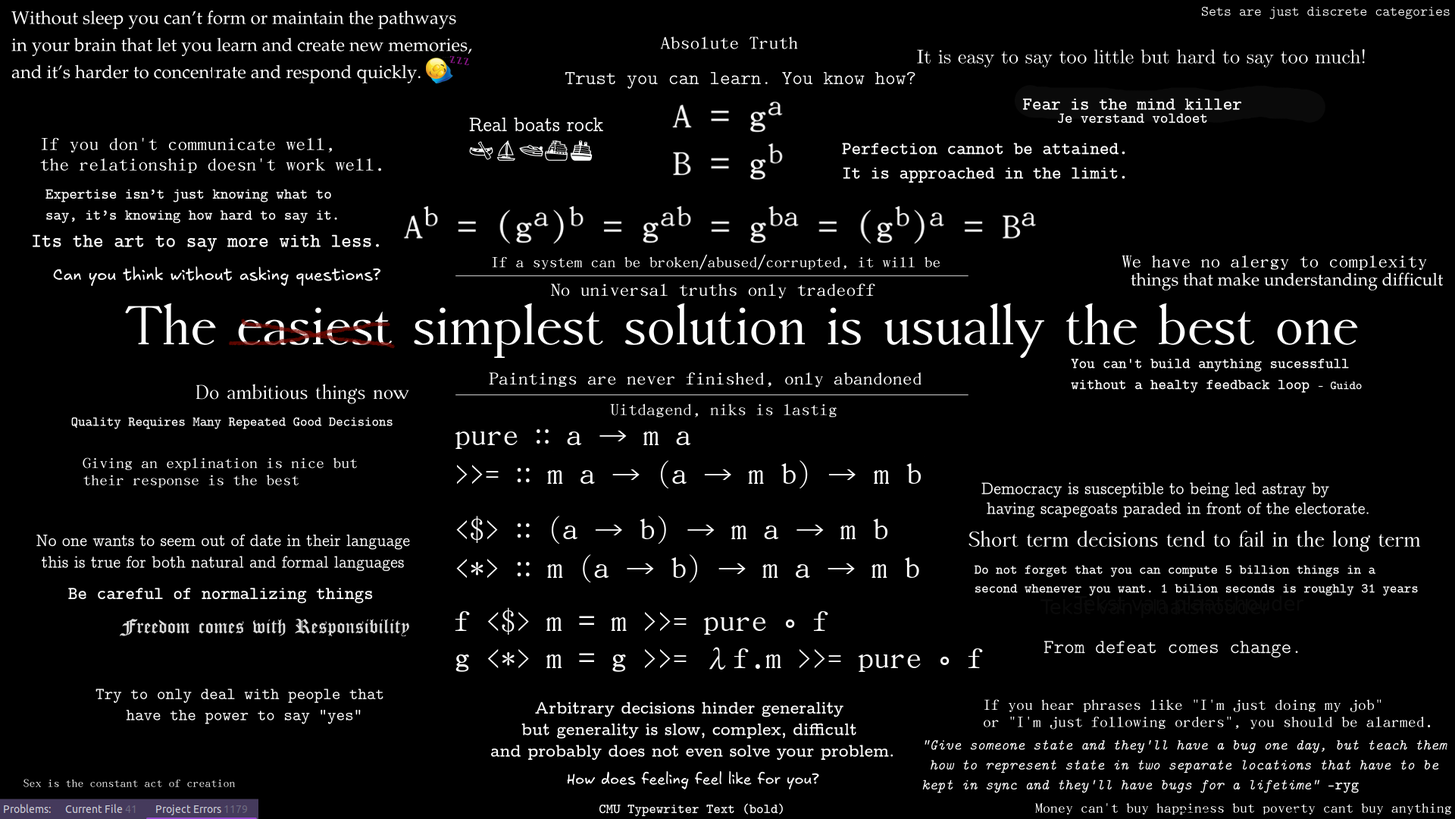
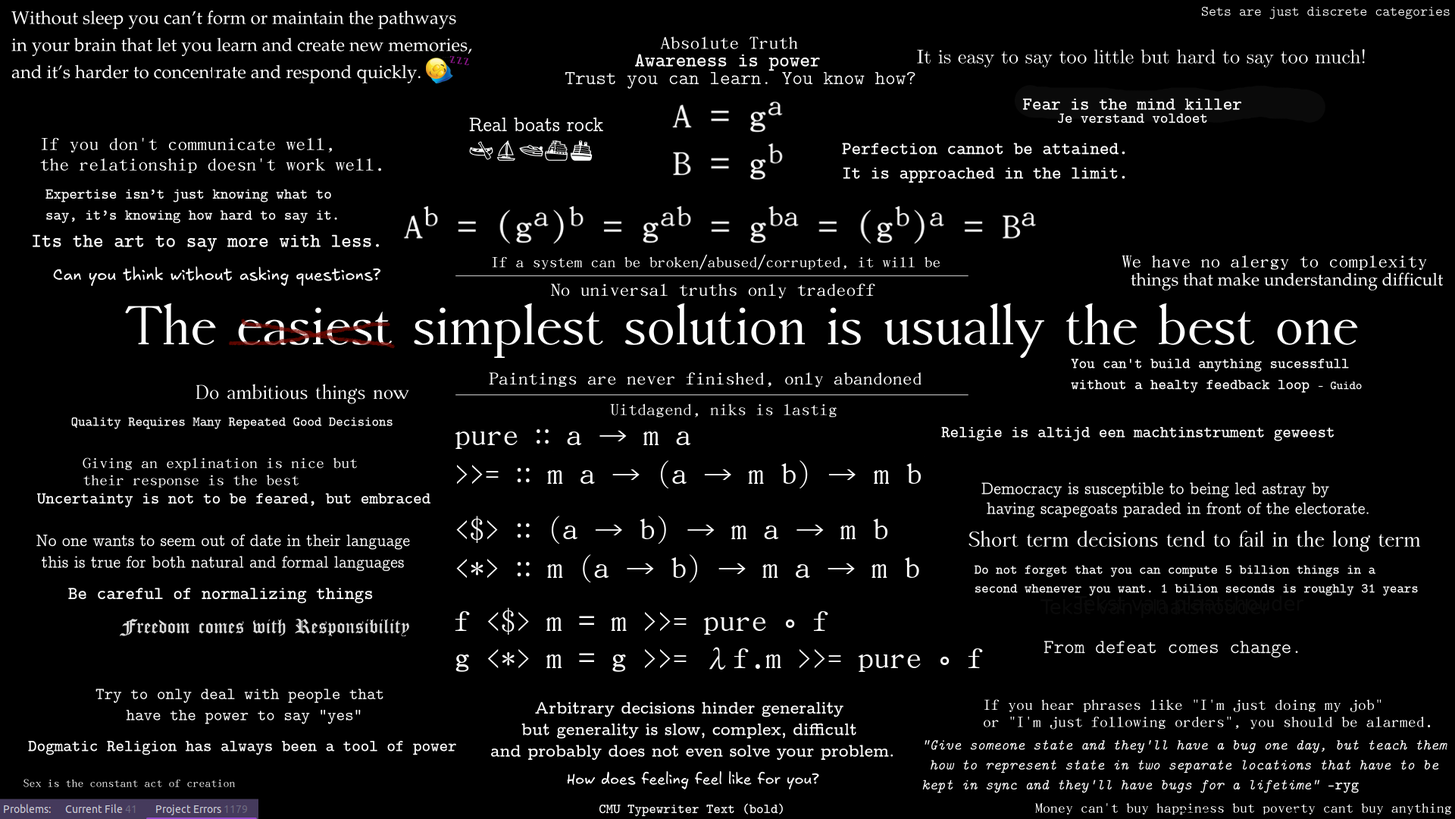
Revision of a layered 1455 x 819 image; what changed, layer by layer:
painted on "Vectorlaag 1" (5th of 5) over <box>97,426,1335,508</box>
painted on "Tekenlaag 3 (geplakt)" over <box>194,53,1335,755</box>
painted on "monads big" over <box>388,426,1019,505</box>
painted on "sleep + arbitrary hinders" over <box>28,53,1335,755</box>
painted on "background" over <box>28,53,1335,755</box>
